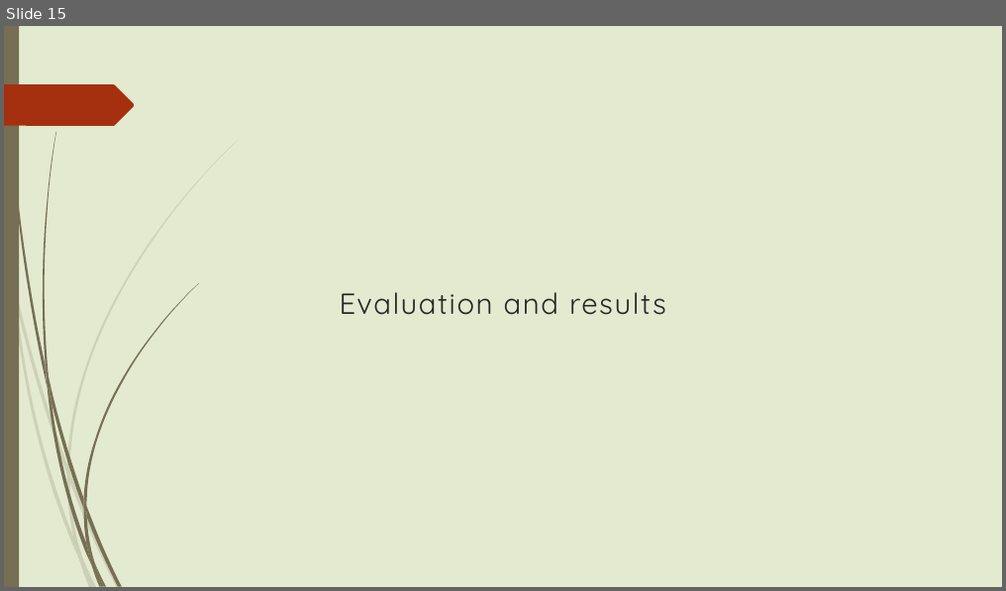
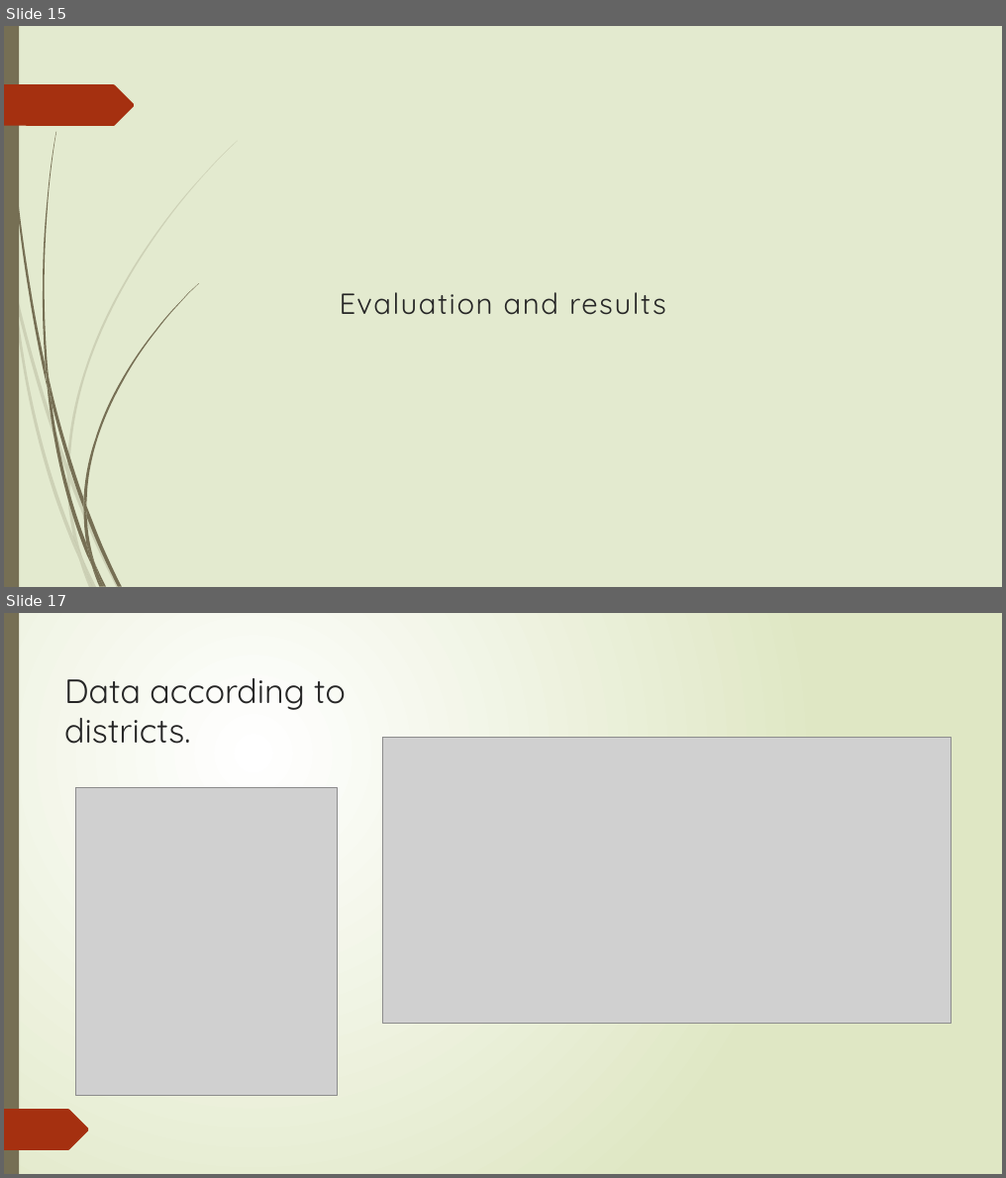
Before and after one commit to mitresh95/ImpactOfCrimeOnHousing, a slide deck: Presentation.pptx. Shown one above the other, each under a label of ours: slide 15 before the commit, slides 15 and 17 after it; the slides between them are not shown. The pictures are 1006x591 and 1006x1178 pixels, drawn with LibreOffice and Linux fonts; fonts in the diff are those of the drawing; grey boxes stand for pictures. Boxes give left, top, right and bottom in pixels: in the first picture for what was removed or moved away, otherwise in the second. Text is boxed around its words. In the diff, an @@ line names an element or a change of style, - is before the commit and + after.

```diff
--- a/Presentation.pptx
+++ b/Presentation.pptx
@@ slide 17 added at (4,613,1002,1174), background gradient #FFFFFF to #DFE8C4; not listed: 22 template elements that a slide beside it also shows @@
@@ rectangle added at (4,613,1002,1174), fill gradient #FFFFFF to #DFE8C4 @@
@@ rectangle added at (4,613,19,1174), fill #766F54 @@
@@ title added at (64,678,346,744), 32.4 pt, text #262626 @@
+Data according to districts.
@@ picture added at (382,738,951,1023) @@
@@ picture added at (76,787,338,1095) @@
@@ freeform shape added at (4,1109,89,1151), fill #A53010 @@
```
Also in this commit, not shown: 1 slide changed, 10 other slides added.
